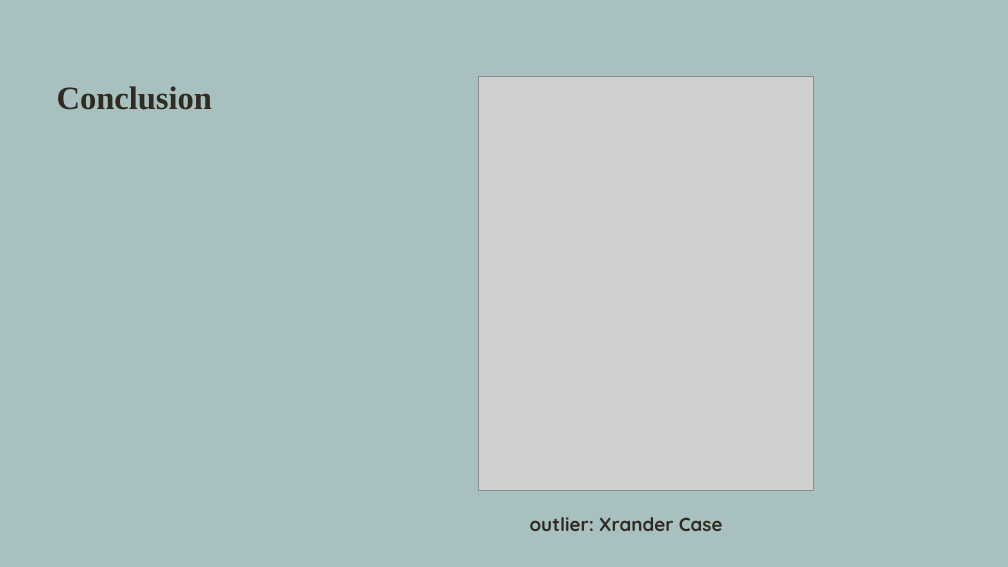
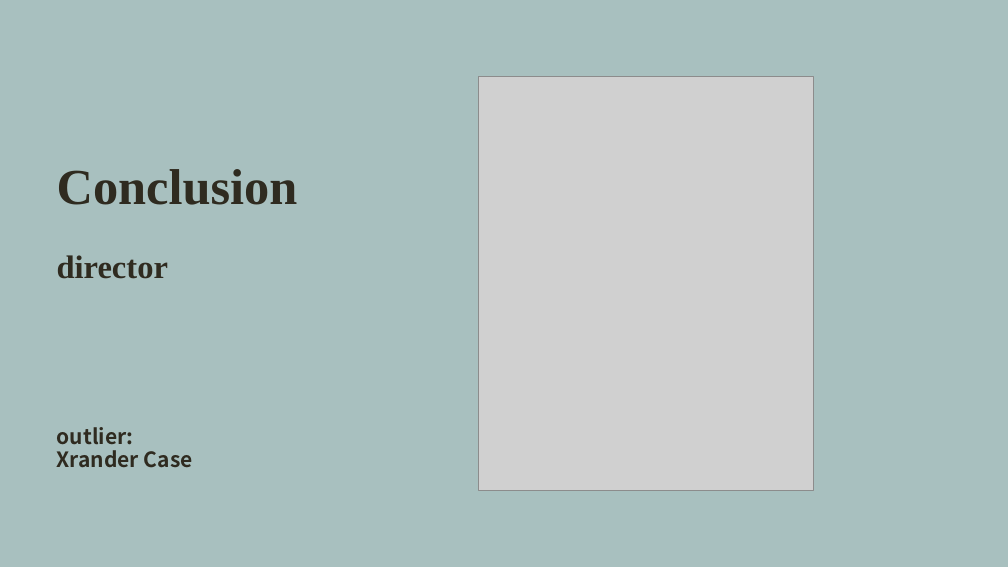
Before and after one commit to qxzhao1/STA-141b-Final-Project, a slide deck: slide 12 of Final Project(1).pptx (slide 11 before the commit). Drawn at 1008x567 pixels with LibreOffice and Linux fonts; fonts in the diff are those of the drawing; grey boxes stand for pictures. Boxes give left, top, right and bottom in pixels: in the first picture for what was removed or moved away, otherwise in the second. Text is boxed around its words. In the diff, an @@ line names an element or a change of style, - is before the commit and + after.

```diff
--- a/Final Project(1).pptx
+++ b/Final Project(1).pptx
@@ title at (x1=57, y1=169, x2=298, y2=468): text changed; size 31 to 20 pt; font Times New Roman to Noto Sans CJK SC @@
-Conclusion
+Conclusion
+director
+outlier:
+Xrander Case
@@ text removed at (x1=530, y1=517, x2=723, y2=531) @@
-outlier: Xrander Case
```
Also in this commit, not shown: 2 other slides changed, 1 slide added.
